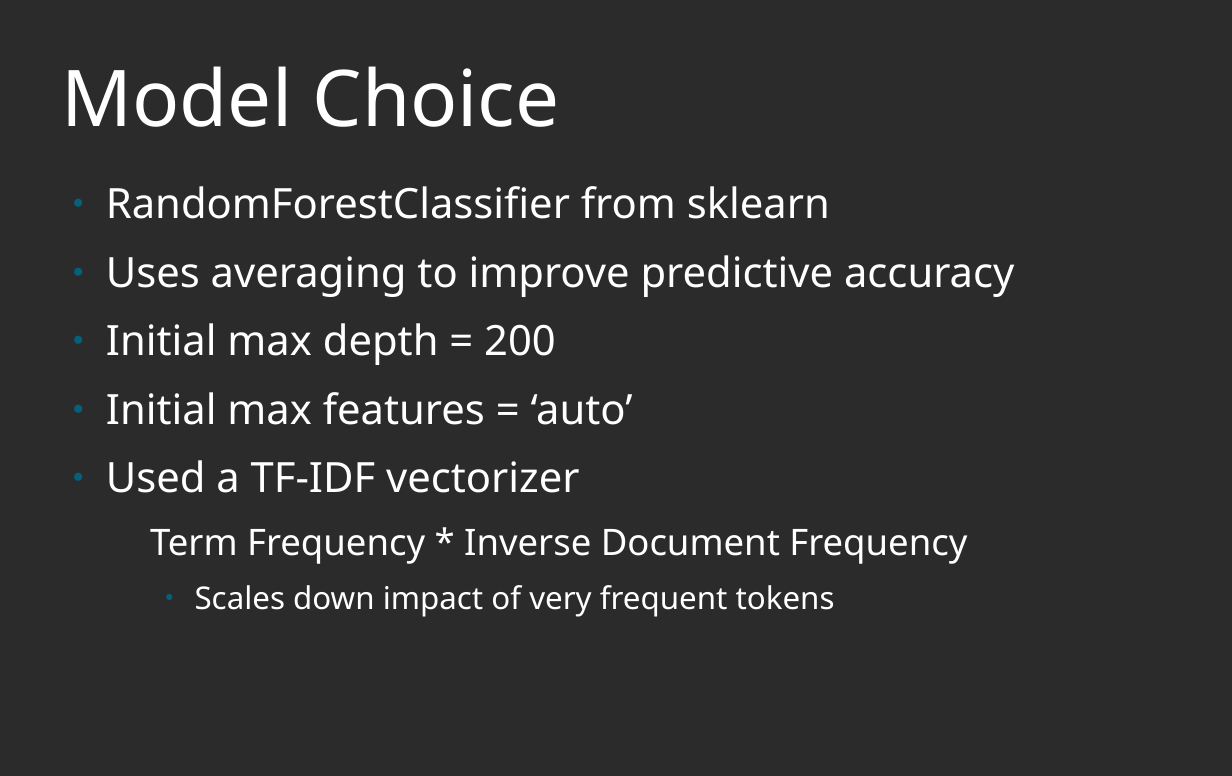
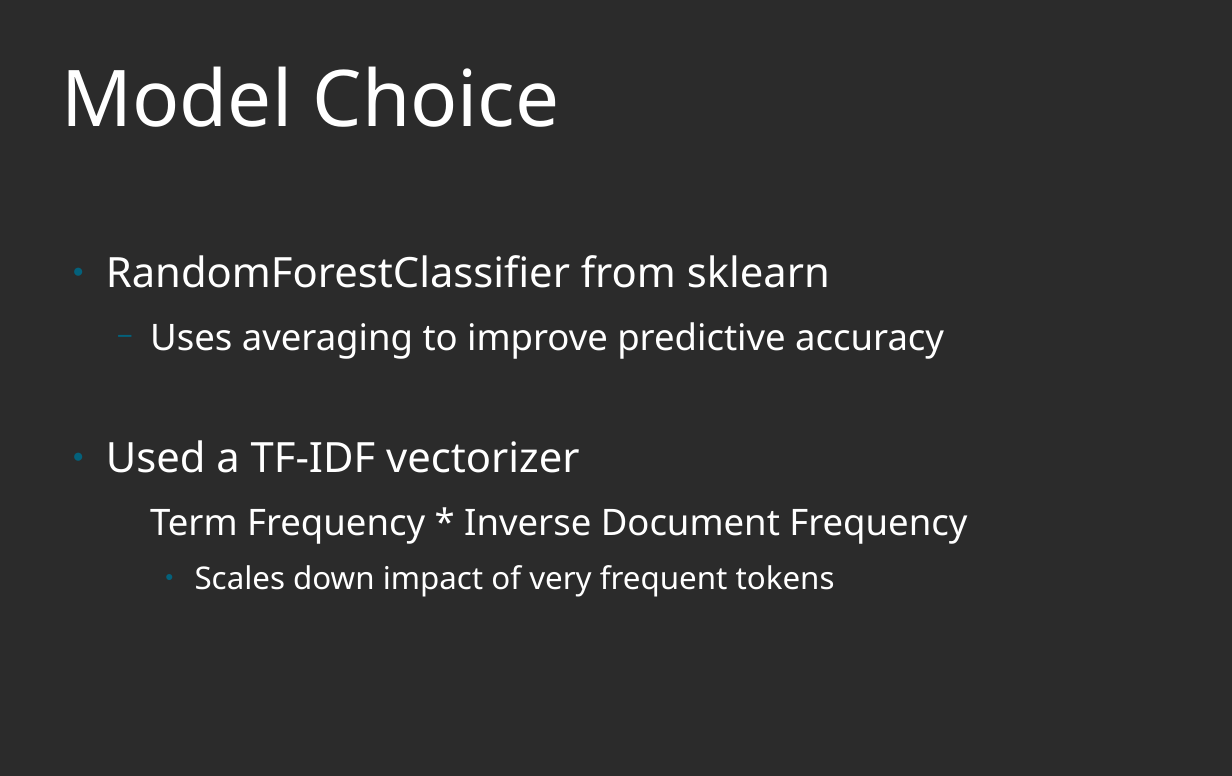
Before and after one commit to gr8willi35/DSI_CS3, a slide deck: slide 3 of Book Summary NLP Presentation.odp (slide 5 before the commit). Drawn at 1232x776 pixels with LibreOffice and Linux fonts; fonts in the diff are those of the drawing; background and template pictures are left out; a plain dark background stands for a picture behind light text. Boxes give left, top, right and bottom in pixels: in the first picture for what was removed or moved away, otherwise in the second. Text is boxed around its words. In the diff, an @@ line names an element or a change of style, - is before the commit and + after.

```diff
--- a/Book Summary NLP Presentation.odp
+++ b/Book Summary NLP Presentation.odp
@@ text at box(106, 323, 633, 425): paragraphs removed @@
-● Initial max depth = 200
-● Initial max features = ‘auto’
@@ text at box(150, 322, 944, 359): size 32 to 28 pt in "Uses averaging to improve predictive accuracy"; bullet ● to −; list level 1 to 2 in "Uses averaging to improve predictive ..." @@
```
Also in this commit, not shown: 6 other slides changed, 1 slide added, 5 slides removed, 18 other files.
